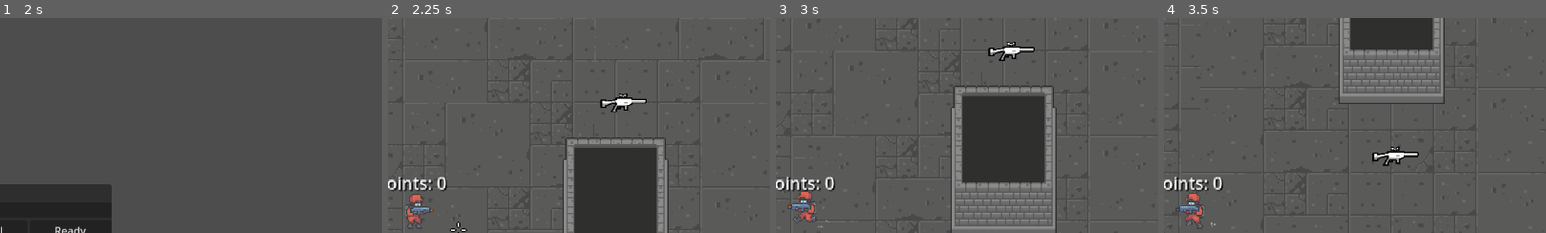
Above: before the commit, frames 1-4 (left to right).
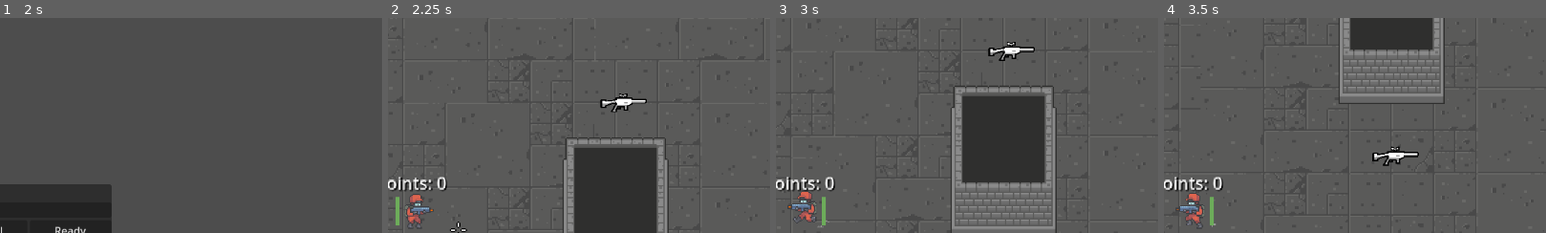
Above: after the commit, the same moments.

Repository: Milwer7/Tiamat-Studios-Game
Game: Godot game, scene res://scenes/start_menu.tscn
Two runs of this game, one before a commit and one after it. Both use one fixed random seed, a clock stepped at 60 frames per second and the inputs below.
Inputs (mouse positions are % of the whole screen's width and height, from its top left):
- Up to frame 1 (2 s): tap Enter at 0.5 s; move the mouse to (72, 45) at 0.52 s; hold D (move_right) 0.53-1.25 s; tap E (pick) at 0.6 s; click "Host" at 1.25 s
- Up to frame 2 (2.25 s): click "Ready" at 2 s
- Up to frame 3 (3 s): move the mouse to (30, 55) at 2.77 s; hold S (move_down) from 2.78 s (still down); click (30, 55) at 2.85 s
- Up to frame 4 (3.5 s): keep holding S (move_down); tap E (pick) at 3.05 s
The pictures show only the part of the screen within x 46-96%, y 5-55%; the shares and areas given below are measured in that part.

Frame 1 is identical in both runs. In frame 2, 0.1% of the frame differs, in the area x 2-3%, y 83-97%; in frame 3, 0.1%; in frame 4, 0.1%.
Error in both runs: Cannot call method 'get_unique_id' on a null value. (res://scripts/lobby.gd:98)

Commit message:
Health bar implemented, death and respawn working

Diff:
--- a/scenes/Player.tscn
+++ b/scenes/Player.tscn
@@ -8,6 +8,12 @@
 [sub_resource type="CapsuleShape2D" id="CapsuleShape2D_y08x6"]
 radius = 3.0
 height = 10.0
+
+[sub_resource type="StyleBoxFlat" id="StyleBoxFlat_we16m"]
+bg_color = Color(0, 0, 0, 1)
+
+[sub_resource type="StyleBoxFlat" id="StyleBoxFlat_3pdie"]
+bg_color = Color(0.427451, 0.67451, 0.352941, 1)
 
 [sub_resource type="CircleShape2D" id="CircleShape2D_rfwvt"]
 radius = 33.0151
@@ -181,6 +187,18 @@
 [node name="BulletSpawn" type="Marker2D" parent="Pivot"]
 position = Vector2(15, -2.5)
 
+[node name="ProgressBar" type="ProgressBar" parent="Pivot"]
+visible = false
+offset_left = -20.0
+offset_top = -15.0
+offset_right = -16.0
+offset_bottom = 12.0
+theme_override_styles/background = SubResource("StyleBoxFlat_we16m")
+theme_override_styles/fill = SubResource("StyleBoxFlat_3pdie")
+value = 100.0
+fill_mode = 3
+show_percentage = false
+
 [node name="CollectionArea" type="Area2D" parent="."]
 
 [node name="CollisionShape2D" type="CollisionShape2D" parent="CollectionArea"]
@@ -220,5 +238,10 @@
 anim_player = NodePath("../AnimationPlayer")
 parameters/playback = SubResource("AnimationNodeStateMachinePlayback_mmd1w")
 
+[node name="RespawnTime" type="Timer" parent="."]
+wait_time = 3.0
+one_shot = true
+
 [connection signal="area_entered" from="CollectionArea" to="." method="_on_collection_area_area_entered"]
 [connection signal="area_exited" from="CollectionArea" to="." method="_on_collection_area_area_exited"]
+[connection signal="timeout" from="RespawnTime" to="." method="_on_respawn_time_timeout"]
--- a/scripts/player.gd
+++ b/scripts/player.gd
@@ -16,13 +16,17 @@
 @onready var playback = animation_tree.get("parameters/playback")
 @onready var pivot = $Pivot
 @onready var bullet_spawn = $Pivot/BulletSpawn
+@onready var progress_bar = $Pivot/ProgressBar
+@onready var respawn_time = $RespawnTime
 
+var is_dead = false
 var can_fire = 1
 var health = 20
 var is_on_deposit_zone = false
 var move_input = Vector2(0,0)
 var collectables : Array = []
 var collected : Array = []
+var starting_point = Vector2.ZERO
 
 #export(PackedScene) var Bullet
 #var Bullet = PackedScene.new()
@@ -34,8 +38,10 @@
 
 	set_multiplayer_authority(id)
 	name = str(id)
+	starting_point = global_position
 	if is_multiplayer_authority():
 		character_camera.make_current()
+		progress_bar.visible = true
 	animation_tree.active = true
 
 func _ready_():
@@ -55,7 +61,7 @@
 
 
 func _physics_process(delta) -> void:
-	if is_multiplayer_authority():
+	if is_multiplayer_authority() and not is_dead:
 		move_character(delta) # Moving the character
 
 		if Input.is_action_just_pressed("pick"):
@@ -157,12 +163,21 @@
 @rpc("reliable","any_peer")
 func on_hit():
 	health -= 1
-	print(health)
+	progress_bar.value = health * 5
 	if health <= 0:
 		destroy.rpc()
 @rpc("call_local", "reliable", "any_peer")
 func destroy():
-	queue_free()
+	respawn_time.start()
+	is_dead = true
+	self.visible = false
 
 func do_this():
 	can_fire = 1
+
+func _on_respawn_time_timeout():
+	is_dead = false
+	position = starting_point
+	self.visible = true
+	self.health = 20
+	progress_bar.value = 100
Not shown: 1 places in scenes/Player.tscn that only renumber resources
